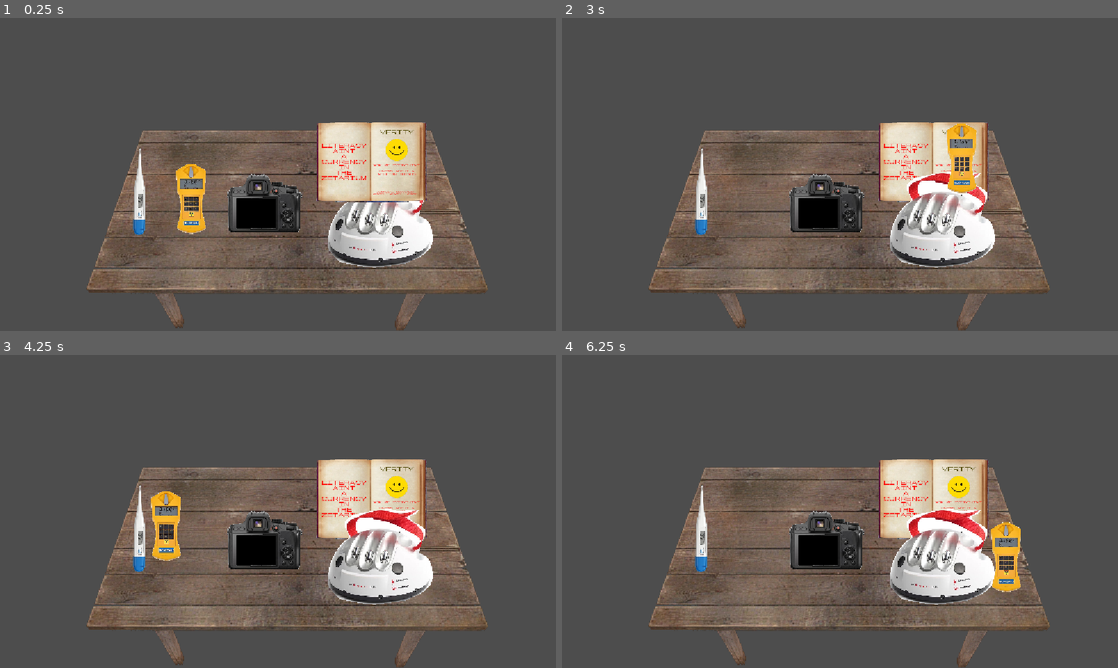
Above: before the commit, frames 1-4 (two rows, left to right).
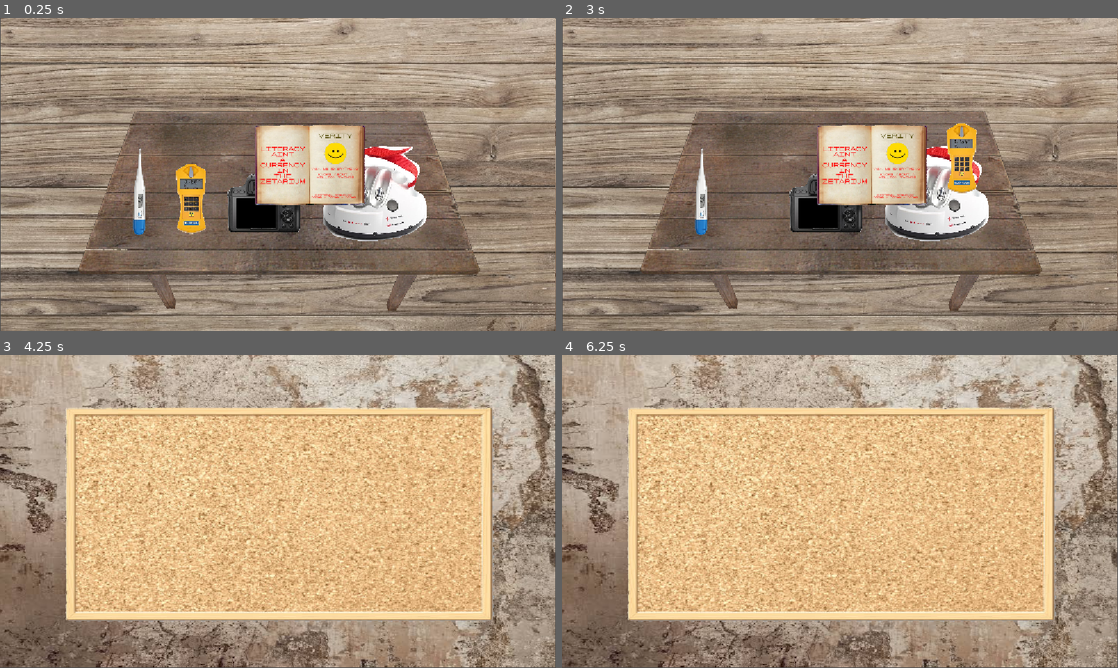
Above: after the commit, the same moments.

Repository: Birdyness/Hands-On-Z-P-
Game: Godot game, scene res://Scenes/workspace.tscn
The game is run twice, just before and just after one commit, with the same random seed, the same clock (stepped at 60 frames per second) and the same inputs. The engine's default icon, where the game draws it, is replaced by a stand-in: a white triangle on a blue panel in a dark square.
Inputs (mouse positions are in pixels of both pictures, inside the frame that each line leads up to):
- Up to frame 1 (0.25 s): no input
- Up to frame 2 (3 s): click (945, 221) at 0.52 s; click (828, 202) at 1.27 s; click (751, 199) at 2.02 s; tap Enter at 2.75 s; move the mouse to (962, 158) at 2.77 s; tap A (ui_a, bound only after the commit) at 2.85 s
- Up to frame 3 (4.25 s): tap D (ui_d, bound only after the commit) at 3.05, 3.6 s; tap Space at 3.5 s; move the mouse to (166, 527) at 3.52 s; tap S (ui_s, bound only after the commit) at 3.8 s
- Up to frame 4 (6.25 s): tap Enter at 4.25, 5.75 s; move the mouse to (895, 442) at 4.27 s; tap S (ui_s, bound only after the commit) at 4.35 s; tap W (ui_w, bound only after the commit) at 4.55, 5.1 s; tap Space at 5 s; move the mouse to (812, 574) at 5.02 s; tap A (ui_a, bound only after the commit) at 5.3, 5.85 s; move the mouse to (1006, 558) at 5.77 s; tap D (ui_d, bound only after the commit) at 6.05 s

The runs differ from the first frame. In frame 1, 82% of the frame differs, in the area x 0-100%, y 0-100%; in frame 2, 81%; in frame 3, 98%; in frame 4, 98%.

Commit message:
camera workin yaaaay

Diff:
--- /dev/null
+++ b/Scenes/camera_thingimajig.tscn
@@ -0,0 +1,13 @@
+[gd_scene format=3 uid="uid://bd0qu0rdyjgbs"]
+
+[ext_resource type="Texture2D" uid="uid://b6g2pu52oasj0" path="res://icon.svg" id="1_mf5h2"]
+[ext_resource type="Script" uid="uid://hoxo1on2cf86" path="res://Scenes/sprite_2d.gd" id="2_mcupj"]
+
+[node name="CameraThingimajig" type="Node2D" unique_id=564468288]
+
+[node name="Sprite2D" type="Sprite2D" parent="." unique_id=359940257]
+self_modulate = Color(1, 1, 1, 0)
+texture = ExtResource("1_mf5h2")
+script = ExtResource("2_mcupj")
+
+[node name="Camera2D" type="Camera2D" parent="Sprite2D" unique_id=972555657]
--- /dev/null
+++ b/Scenes/sprite_2d.gd
@@ -0,0 +1,22 @@
+extends Sprite2D
+
+var entView: Vector2 = Vector2(577,-326)
+var workSpace: Vector2 = Vector2(576, 324)
+var toolSpace: Vector2 = Vector2(1730, 326)
+
+# Called when the node enters the scene tree for the first time.
+func _ready() -> void:
+	global_position = Vector2(576, 324)
+
+# Called every frame. 'delta' is the elapsed time since the previous frame.
+func _process(delta: float) -> void:
+	if Input.is_action_just_pressed("ui_w"):
+		if global_position == workSpace:
+			global_position = entView
+	if Input.is_action_just_pressed("ui_a"):
+		global_position = workSpace
+	if Input.is_action_just_pressed("ui_s"):
+		if global_position == entView:
+			global_position = workSpace
+	if Input.is_action_just_pressed("ui_d"):
+		global_position = toolSpace
--- /dev/null
+++ b/Scenes/tool_board.tscn
@@ -0,0 +1,18 @@
+[gd_scene format=3 uid="uid://vj51wq4k1iny"]
+
+[ext_resource type="Texture2D" uid="uid://bhbo703mvj4nd" path="res://Assets/Tool Board (Placeholder).png" id="1_ple6w"]
+
+[sub_resource type="RectangleShape2D" id="RectangleShape2D_g4v7s"]
+size = Vector2(531.1938, 325.81396)
+
+[node name="Tool Board" type="Area2D" unique_id=201441596]
+
+[node name="Sprite2D" type="Sprite2D" parent="." unique_id=1648967213]
+position = Vector2(6.0000305, -2.9999695)
+scale = Vector2(2.6487508, 2.6487508)
+texture = ExtResource("1_ple6w")
+
+[node name="CollisionShape2D" type="CollisionShape2D" parent="." unique_id=1419528794]
+position = Vector2(1.5000305, -1.5000153)
+scale = Vector2(2.6487505, 2.6487505)
+shape = SubResource("RectangleShape2D_g4v7s")
--- a/Scenes/workspace.tscn
+++ b/Scenes/workspace.tscn
@@ -1,23 +1,49 @@
 [gd_scene format=3 uid="uid://cuysvj2fkvigo"]
 
+[ext_resource type="Texture2D" uid="uid://miqq1onwbmqt" path="res://Assets/Floor Texture.jpg" id="1_hq336"]
 [ext_resource type="PackedScene" uid="uid://ct3duxtxg1v7d" path="res://Scenes/table.tscn" id="1_jvwm3"]
 [ext_resource type="PackedScene" uid="uid://bhnenhr6rcm82" path="res://Scenes/camera.tscn" id="2_5m7mu"]
+[ext_resource type="Texture2D" uid="uid://dgqri674up3sh" path="res://Assets/Wall.jpg" id="2_dbjx3"]
 [ext_resource type="PackedScene" uid="uid://dfktmoxgmccx6" path="res://Scenes/lie_detector.tscn" id="2_hx0c2"]
 [ext_resource type="PackedScene" uid="uid://xp0yvucdqfro" path="res://Scenes/book.tscn" id="3_j6iwe"]
 [ext_resource type="PackedScene" uid="uid://dn7tcrqefy4d1" path="res://Scenes/geiger.tscn" id="5_2gp45"]
 [ext_resource type="PackedScene" uid="uid://bfmqasnqtf5j7" path="res://Scenes/thermometer.tscn" id="6_hq336"]
 [ext_resource type="PackedScene" uid="uid://djyy664kubtv8" path="res://Scenes/bookInside.tscn" id="7_2gp45"]
+[ext_resource type="PackedScene" uid="uid://bd0qu0rdyjgbs" path="res://Scenes/camera_thingimajig.tscn" id="9_ichma"]
+[ext_resource type="Texture2D" uid="uid://cetvyj8dostw7" path="res://Assets/Entity View.png" id="11_8wigd"]
+[ext_resource type="PackedScene" uid="uid://vj51wq4k1iny" path="res://Scenes/tool_board.tscn" id="12_wocam"]
 
 [node name="workspace" type="Node2D" unique_id=657970035]
 
+[node name="Background" type="Node2D" parent="." unique_id=1377593825]
+
+[node name="Wall2" type="Sprite2D" parent="Background" unique_id=1571046150]
+self_modulate = Color(0.43166232, 0.43166232, 0.43166232, 1)
+position = Vector2(575.56055, -404.58752)
+rotation = 1.5707964
+scale = Vector2(0.9142186, 1.2394582)
+texture = ExtResource("2_dbjx3")
+
+[node name="FloorTexture" type="Sprite2D" parent="Background" unique_id=1523705626]
+position = Vector2(576.00006, 324.00003)
+scale = Vector2(1.43375, 1.2232645)
+texture = ExtResource("1_hq336")
+
+[node name="Wall" type="Sprite2D" parent="Background" unique_id=1669263384]
+position = Vector2(1727.0001, 324.99997)
+rotation = 1.5707964
+scale = Vector2(1.3435832, 1.803578)
+texture = ExtResource("2_dbjx3")
+
 [node name="BookInside" parent="." unique_id=1529383147 instance=ExtResource("7_2gp45")]
+visible = false
 position = Vector2(596, 394)
 
 [node name="Table" parent="." unique_id=1774644359 instance=ExtResource("1_jvwm3")]
-position = Vector2(597, 446)
+position = Vector2(580, 407)
 
 [node name="LieD" parent="." unique_id=1369895308 instance=ExtResource("2_hx0c2")]
-position = Vector2(788, 417)
+position = Vector2(777, 363)
 
 [node name="Camera" parent="." unique_id=283515322 instance=ExtResource("2_5m7mu")]
 position = Vector2(547, 385)
@@ -29,4 +55,17 @@
 position = Vector2(290, 362)
 
 [node name="Book" parent="." unique_id=1508869801 instance=ExtResource("3_j6iwe")]
-position = Vector2(769, 297)
+position = Vector2(642, 304)
+
+[node name="EntityView" type="Sprite2D" parent="." unique_id=924884764]
+self_modulate = Color(1.5589281, 1.5589281, 1.5589281, 1)
+position = Vector2(578, -326)
+scale = Vector2(0.5984375, 0.4708242)
+texture = ExtResource("11_8wigd")
+
+[node name="Tool Board" parent="EntityView" unique_id=201441596 instance=ExtResource("12_wocam")]
+position = Vector2(1921.6711, 1397.5492)
+
+[node name="CameraThingimajig" parent="." unique_id=564468288 instance=ExtResource("9_ichma")]
+z_index = 100
+position = Vector2(577, -326)
--- a/project.godot
+++ b/project.godot
@@ -20,6 +20,29 @@
 window/stretch/mode="canvas_items"
 window/stretch/aspect="expand"
 
+[input]
+
+ui_w={
+"deadzone": 0.2,
+"events": [Object(InputEventKey,"resource_local_to_scene":false,"resource_name":"","device":-1,"window_id":0,"alt_pressed":false,"shift_pressed":false,"ctrl_pressed":false,"meta_pressed":false,"pressed":false,"keycode":0,"physical_keycode":87,"key_label":0,"unicode":119,"location":0,"echo":false,"script":null)
+]
+}
+ui_a={
+"deadzone": 0.2,
+"events": [Object(InputEventKey,"resource_local_to_scene":false,"resource_name":"","device":-1,"window_id":0,"alt_pressed":false,"shift_pressed":false,"ctrl_pressed":false,"meta_pressed":false,"pressed":false,"keycode":0,"physical_keycode":65,"key_label":0,"unicode":97,"location":0,"echo":false,"script":null)
+]
+}
+ui_s={
+"deadzone": 0.2,
+"events": [Object(InputEventKey,"resource_local_to_scene":false,"resource_name":"","device":-1,"window_id":0,"alt_pressed":false,"shift_pressed":false,"ctrl_pressed":false,"meta_pressed":false,"pressed":false,"keycode":0,"physical_keycode":83,"key_label":0,"unicode":115,"location":0,"echo":false,"script":null)
+]
+}
+ui_d={
+"deadzone": 0.2,
+"events": [Object(InputEventKey,"resource_local_to_scene":false,"resource_name":"","device":-1,"window_id":0,"alt_pressed":false,"shift_pressed":false,"ctrl_pressed":false,"meta_pressed":false,"pressed":false,"keycode":0,"physical_keycode":68,"key_label":0,"unicode":100,"location":0,"echo":false,"script":null)
+]
+}
+
 [physics]
 
 3d/physics_engine="Jolt Physics"
Binary file added: Assets/Entity View.png
Not shown, added: Assets/Entity View.png.import
Binary file added: Assets/Floor Texture.jpg
Not shown, added: Assets/Floor Texture.jpg.import
Binary file added: Assets/Tool Board (Placeholder).png
Not shown, added: Assets/Tool Board (Placeholder).png.import
Binary file added: Assets/Wall.jpg
Not shown, added: Assets/Wall.jpg.import
Not shown, added: Scenes/sprite_2d.gd.uid
Not shown, added: Scenes/camera_thingimajig.tscn3991035630.tmp
Not shown, added: Scenes/camera_thingimajig.tscn3995256351.tmp
